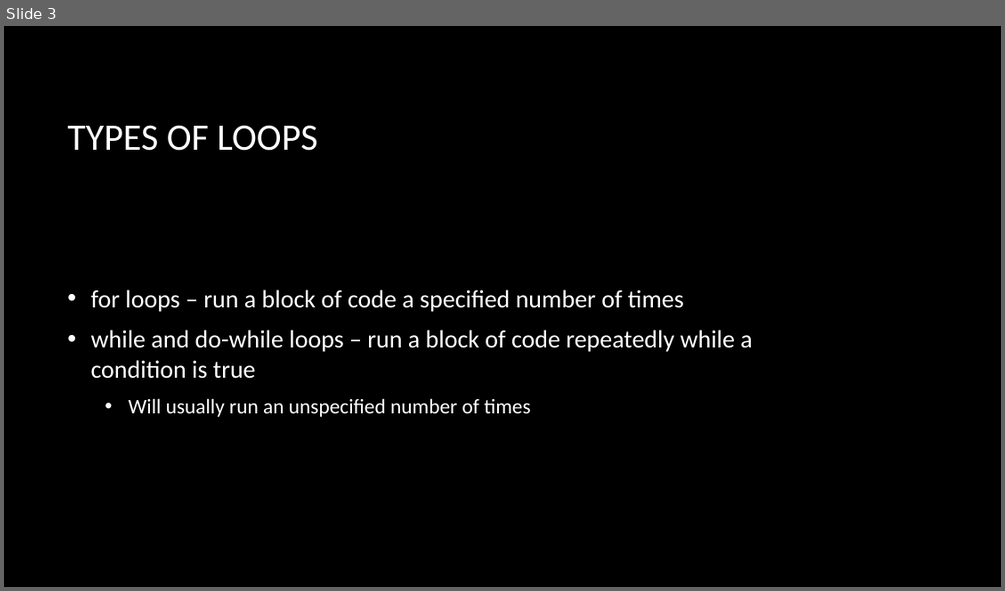
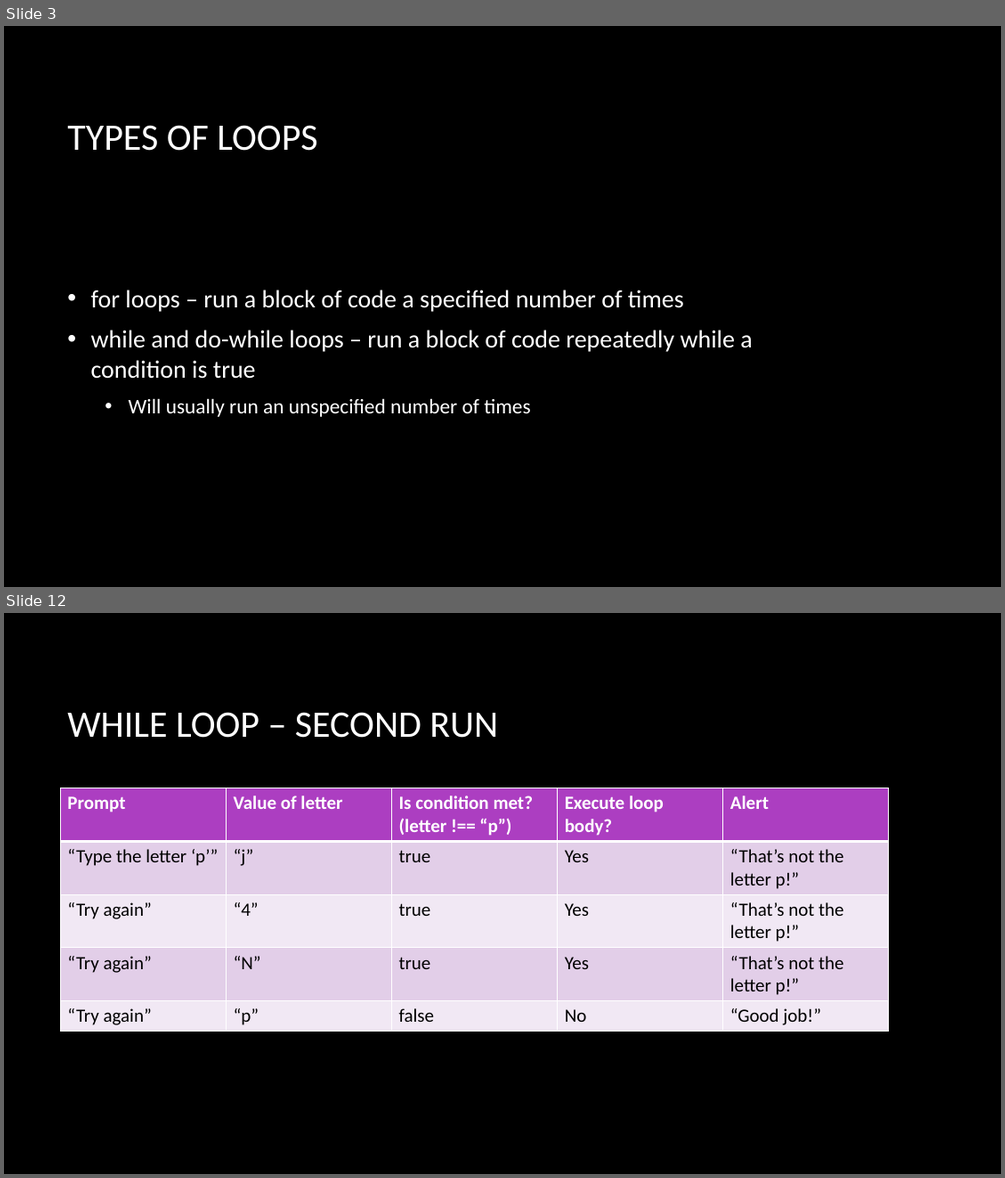
Before and after one commit to dtarvin/JavaScript-Class, a slide deck: slides for class/my slides/Loops.pptx. Shown one above the other, each under a label of ours: slide 3 before the commit, slides 3 and 12 after it; the slides between them are not shown. The pictures are 1005x591 and 1005x1178 pixels, drawn with LibreOffice and Linux fonts; fonts in the diff are those of the drawing; background and template pictures are left out. Boxes give left, top, right and bottom in pixels: in the first picture for what was removed or moved away, otherwise in the second. Text is boxed around its words. In the diff, an @@ line names an element or a change of style, - is before the commit and + after.

```diff
--- a/slides for class/my slides/Loops.pptx
+++ b/slides for class/my slides/Loops.pptx
@@ slide 12 added at (4,613,1001,1174), background picture (left out) @@
@@ title added at (67,712,498,738), 36 pt, text #FFFFFF @@
+WHILE LOOP – SECOND RUN
@@ table added at (60,788,890,1029), 5 rows, 5 columns @@
+Prompt | Value of letter | Is condition met? / (letter !== “p”) | Execute loop body? | Alert
+“Type the letter ‘p’” | “j” | true | Yes | “That’s not the letter p!”
+“Try again” | “4” | true | Yes | “That’s not the letter p!”
+“Try again” | “N” | true | Yes | “That’s not the letter p!”
+“Try again” | “p” | false | No | “Good job!”
```
Also in this commit, not shown: 4 slides changed, 13 other slides added, 1 slide removed, 45 other files.
